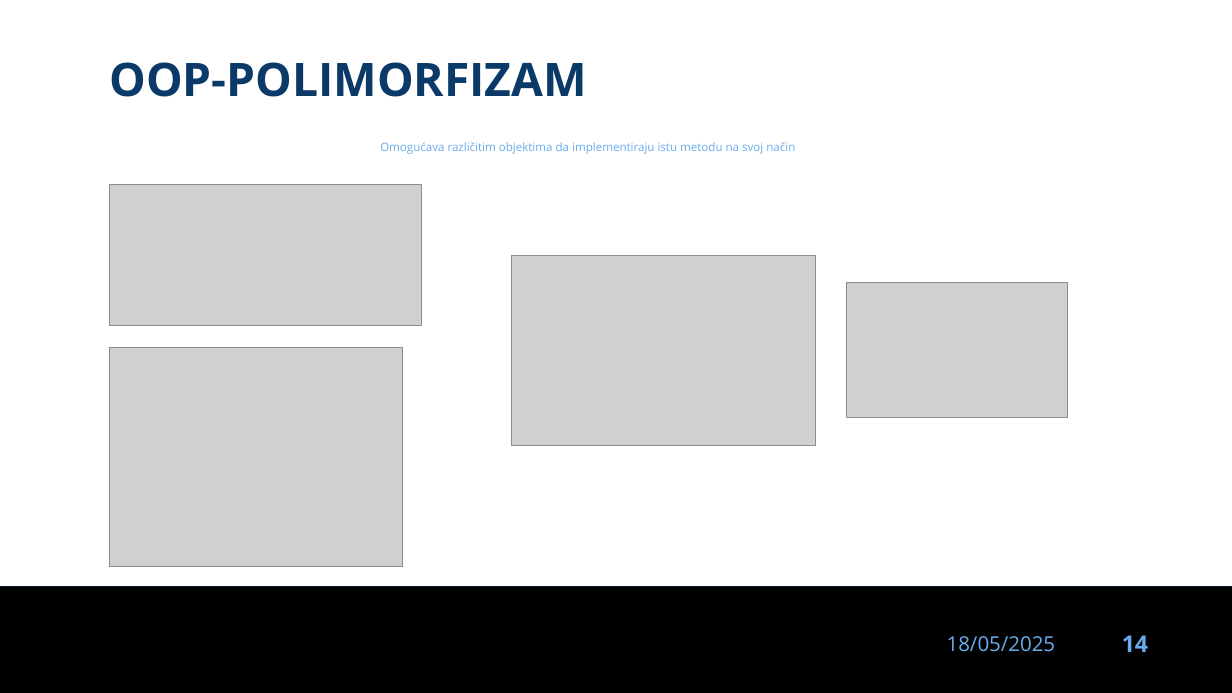
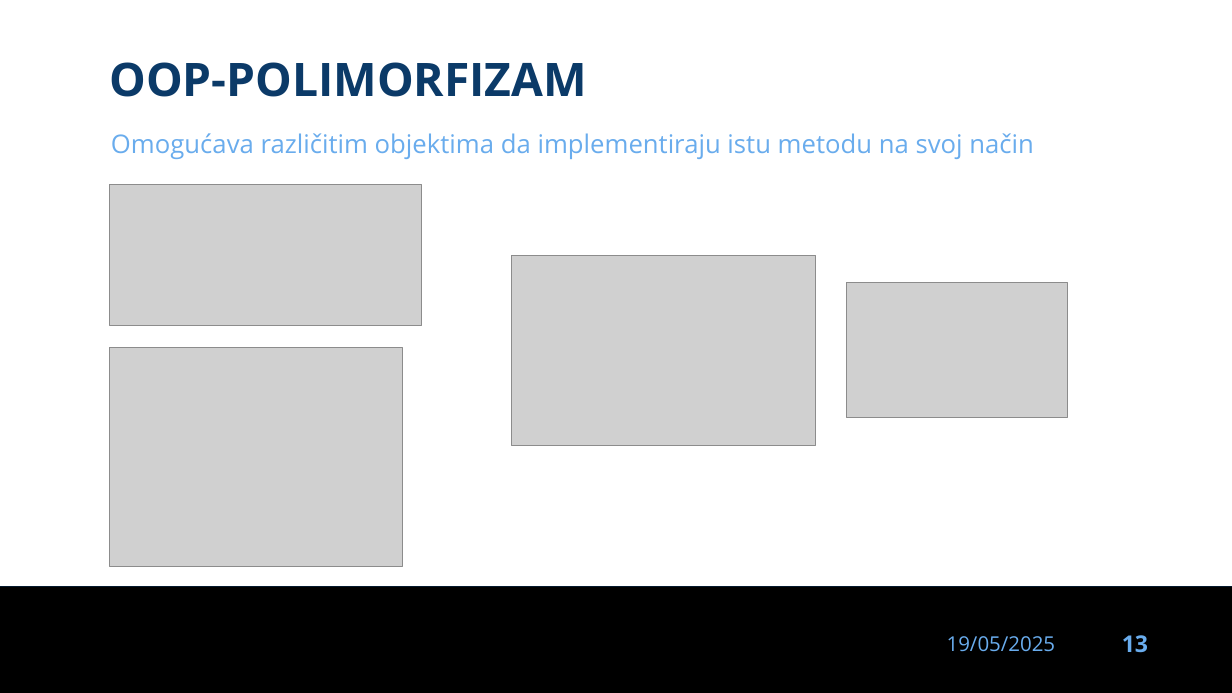
Before and after one commit to dinoDuvnjak/CTK, a slide deck: slide 13 of Bootcamp/OOP/OOP.pptx (slide 14 before the commit). Drawn at 1232x693 pixels with LibreOffice and Linux fonts; fonts in the diff are those of the drawing; grey boxes stand for pictures; background and template pictures are left out. Boxes give left, top, right and bottom in pixels: in the first picture for what was removed or moved away, otherwise in the second. Text is boxed around its words. In the diff, an @@ line names an element or a change of style, - is before the commit and + after.

```diff
--- a/Bootcamp/OOP/OOP.pptx
+++ b/Bootcamp/OOP/OOP.pptx
@@ text "Omogućava različitim objektima da implementiraju ...": place and size @@
-text "Omogućava različitim objektima da implementiraju ..." at (380, 142, 795, 154)
+text "Omogućava različitim objektima da implementiraju ..." at (111, 133, 1034, 159)
@@ text "Omogućava različitim objektima da implementiraju ..." at (111, 133, 1034, 159): size 9 to 20 pt @@
@@ text at (947, 636, 1056, 652): text changed @@
-18/05/2025
+19/05/2025
@@ page number at (1122, 635, 1148, 653): text changed @@
-14
+13
```
Also in this commit, not shown: 14 other slides changed, 1 slide removed, 6 other files.
